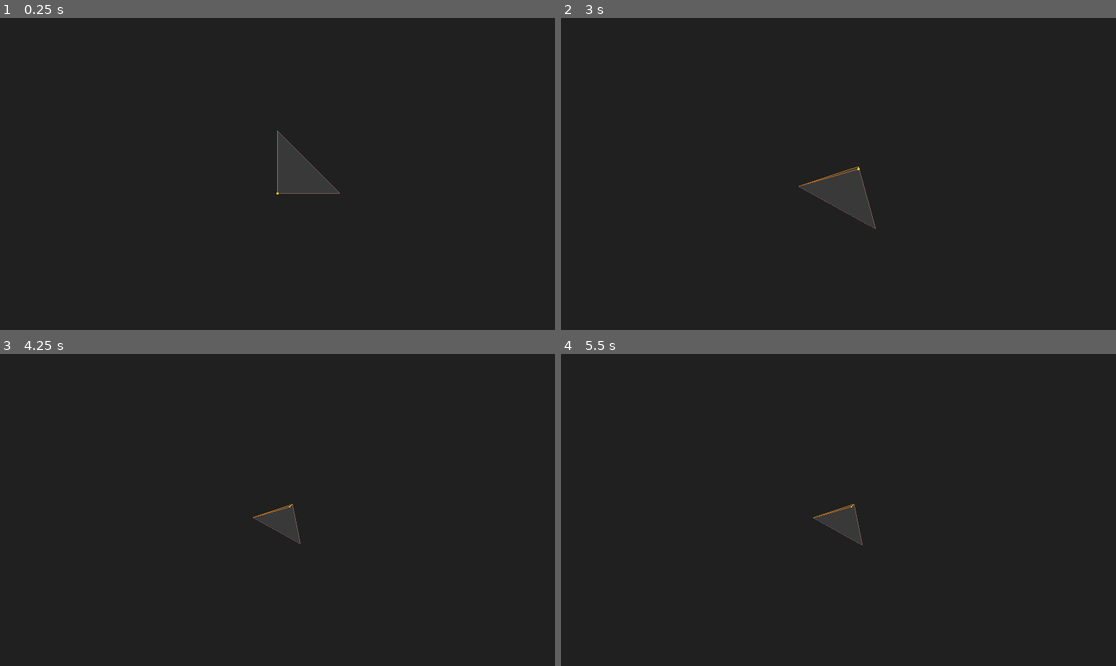
Above: before the commit, frames 1-4 (two rows, left to right).
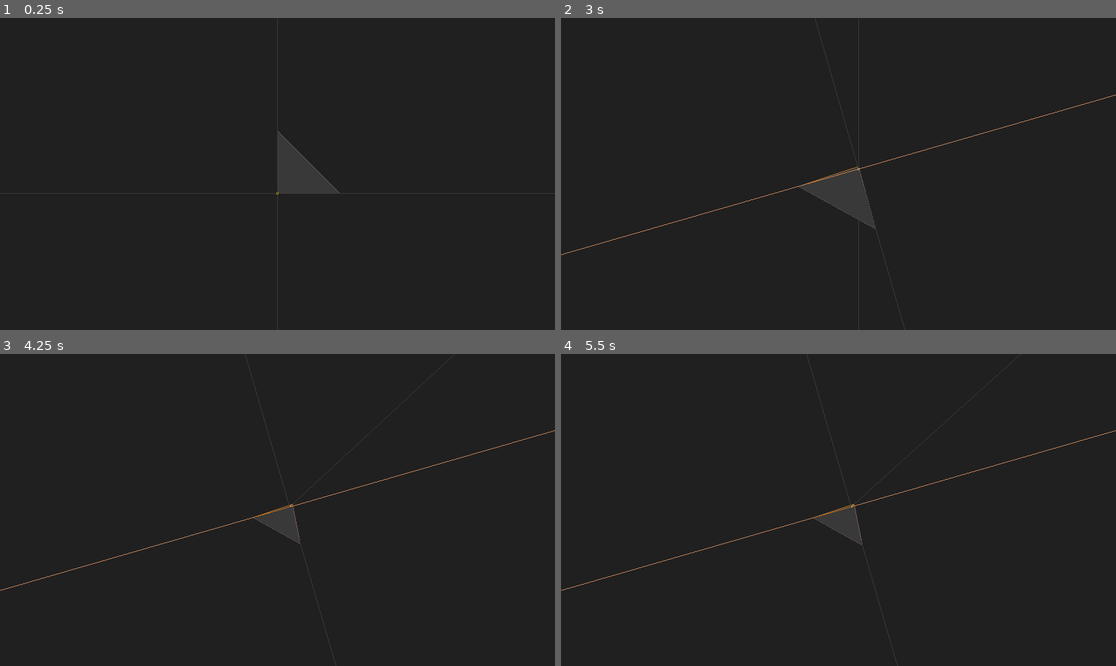
Above: after the commit, the same moments.

Repository: Y-o-p/gizmo
Game: Godot game, scene res://scenes/main.tscn
Two runs of this game, one before a commit and one after it. Both use one fixed random seed, a clock stepped at 60 frames per second and the inputs below.
Inputs (mouse positions are in pixels of both pictures, inside the frame that each line leads up to):
- Up to frame 1 (0.25 s): no input
- Up to frame 2 (3 s): tap Enter at 0.5, 2 s; move the mouse to (960, 158) at 0.52 s; click (960, 158) at 0.6 s; tap Space (swap_projection) at 1.25, 2.75 s; move the mouse to (727, 189) at 1.27 s; tap M (macro) at 1.35 s; click (727, 189) at 1.55 s; move the mouse to (894, 105) at 2.02 s; hold Middle mouse button (rotate_mode) 2.03-2.78 s; click (894, 105) at 2.3 s; move the mouse to (832, 180) at 2.77 s; click (832, 180) at 2.85 s
- Up to frame 3 (4.25 s): tap Enter at 3.5 s; move the mouse to (444, 556) at 3.52 s; hold Space (swap_projection) from 3.53 s (still down); click (444, 556) at 3.8 s
- Up to frame 4 (5.5 s): move the mouse to (672, 463) at 4.27 s; release Space (swap_projection) at 4.28 s; tap Z (undo_command) at 4.35 s; click (672, 463) at 4.55 s; move the mouse to (866, 510) at 5.02 s; tap Mouse wheel up (zoom_in) at 5.1 s; click (866, 510) at 5.3 s

The runs differ from the first frame. In frame 1, 0.3% of the frame differs, in the area x 0-100%, y 0-100%; in frame 2, 0.4%; in frame 3, 0.4%; in frame 4, 0.4%.

Commit message:
[#10] Added axes.

Diff:
--- a/gizmo/globals/draw_3d.gd
+++ b/gizmo/globals/draw_3d.gd
@@ -1,7 +1,7 @@
 # Source: https://github.com/Ryan-Mirch/Line-and-Sphere-Drawing/blob/main/Draw3D.gd
 extends Node
 
-func line(pos1: Vector3, pos2: Vector3, color = Color.WHITE_SMOKE, depth_test = true, persist_ms = 0):
+func line(pos1: Vector3, pos2: Vector3, color = Color.WHITE_SMOKE, depth_test = true):
 	var mesh_instance := MeshInstance3D.new()
 	var immediate_mesh := ImmediateMesh.new()
 	var material := ORMMaterial3D.new()
@@ -18,9 +18,9 @@
 	material.albedo_color = color
 	material.no_depth_test = not depth_test
 
-	return await final_cleanup(mesh_instance, persist_ms)
+	return mesh_instance
 
-func point(pos: Vector3, radius = 0.05, color = Color.WHITE_SMOKE, depth_test = true, persist_ms = 0):
+func point(pos: Vector3, radius = 0.05, color = Color.WHITE_SMOKE, depth_test = true):
 	var mesh_instance := MeshInstance3D.new()
 	var sphere_mesh := SphereMesh.new()
 	var material := ORMMaterial3D.new()
@@ -37,18 +37,4 @@
 	material.albedo_color = color
 	material.no_depth_test = not depth_test
 
-	return await final_cleanup(mesh_instance, persist_ms)
-
-## 1 -> Lasts ONLY for current physics frame
-## >1 -> Lasts X time duration.
-## <1 -> Stays indefinitely
-func final_cleanup(mesh_instance: MeshInstance3D, persist_ms: float):
-	get_tree().get_root().add_child(mesh_instance)
-	if persist_ms == 1:
-		await get_tree().physics_frame
-		mesh_instance.queue_free()
-	elif persist_ms > 0:
-		await get_tree().create_timer(persist_ms).timeout
-		mesh_instance.queue_free()
-	else:
-		return mesh_instance
+	return mesh_instance
--- a/gizmo/scenes/model.tscn
+++ b/gizmo/scenes/model.tscn
@@ -1,10 +1,11 @@
-[gd_scene load_steps=9 format=3 uid="uid://cc6ht2rvnq6x2"]
+[gd_scene load_steps=10 format=3 uid="uid://cc6ht2rvnq6x2"]
 
 [ext_resource type="Script" uid="uid://b6wtute28vynl" path="res://scripts/selection.gd" id="1_30clo"]
 [ext_resource type="Script" uid="uid://bbmlrtiumh7yc" path="res://scripts/model.gd" id="1_rka1o"]
 [ext_resource type="Script" uid="uid://bgqy5n4t8ih30" path="res://scripts/command.gd" id="1_yyhii"]
 [ext_resource type="Script" uid="uid://dg6ak33eu1avv" path="res://scripts/model_overlay.gd" id="2_30clo"]
 [ext_resource type="Script" uid="uid://21b5m0wyjjr1" path="res://scripts/camera_3d.gd" id="2_d5leo"]
+[ext_resource type="Script" uid="uid://bjakpnm48wdg7" path="res://scripts/axes.gd" id="6_jpifx"]
 
 [sub_resource type="Environment" id="Environment_rka1o"]
 background_mode = 1
@@ -36,6 +37,10 @@
 [node name="WorldEnvironment" type="WorldEnvironment" parent="."]
 environment = SubResource("Environment_rka1o")
 
+[node name="Axes" type="Node2D" parent="."]
+z_index = 160
+script = ExtResource("6_jpifx")
+
 [node name="Model" type="MeshInstance3D" parent="."]
 material_override = SubResource("StandardMaterial3D_yyhii")
 mesh = SubResource("ArrayMesh_rka1o")
--- /dev/null
+++ b/gizmo/scripts/axes.gd
@@ -0,0 +1,44 @@
+extends Node2D
+
+
+var _set_3d_axis_visibility := func(visible: bool): pass
+
+func _ready():
+	_create_3d_axes()
+
+func _create_3d_axes():
+	var x_start = 10000 * Vector3.RIGHT
+	var x_end = 10000 * Vector3.LEFT
+	var x_line = Draw3D.line(x_start, x_end, Color("393939"), false)
+	add_child(x_line)
+	var y_start = 10000 * Vector3.UP
+	var y_end = 10000 * Vector3.DOWN
+	var y_line = Draw3D.line(y_start, y_end, Color("393939"), false)
+	add_child(y_line)
+	var z_start = 10000 * Vector3.BACK
+	var z_end = 10000 * Vector3.FORWARD
+	var z_line = Draw3D.line(z_start, z_end, Color("bb7f57"), false)
+	add_child(z_line)
+	_set_3d_axis_visibility = func(visible: bool):
+		x_line.visible = visible
+		y_line.visible = visible
+		z_line.visible = visible
+
+func _process(delta):
+	queue_redraw()
+
+func _draw():
+	var camera: Camera3D = get_viewport().get_camera_3d()
+	if camera.projection == Camera3D.ProjectionType.PROJECTION_ORTHOGONAL:
+		_set_3d_axis_visibility.call(false)
+		var x_start = get_viewport().get_camera_3d().unproject_position(10000 * Vector3.RIGHT)
+		var x_end = get_viewport().get_camera_3d().unproject_position(10000 * Vector3.LEFT)
+		draw_line(x_start, x_end, Color("393939"))
+		var y_start = get_viewport().get_camera_3d().unproject_position(10000 * Vector3.UP)
+		var y_end = get_viewport().get_camera_3d().unproject_position(10000 * Vector3.DOWN)
+		draw_line(y_start, y_end, Color("393939"))
+		var z_start = get_viewport().get_camera_3d().unproject_position(10000 * Vector3.BACK)
+		var z_end = get_viewport().get_camera_3d().unproject_position(10000 * Vector3.FORWARD)
+		draw_line(z_start, z_end, Color("bb7f57"))
+	else:
+		_set_3d_axis_visibility.call(true)
--- a/gizmo/scripts/model.gd
+++ b/gizmo/scripts/model.gd
@@ -69,7 +69,8 @@
 	for edge_idx in range(tool.get_edge_count()):
 		var a = tool.get_vertex(tool.get_edge_vertex(edge_idx, 0))
 		var b = tool.get_vertex(tool.get_edge_vertex(edge_idx, 1))
-		lines_to_clear.append(await Draw3D.line(a, b, Color("#725956")))
+		lines_to_clear.append(Draw3D.line(a, b, Color("#725956")))
+		add_child(lines_to_clear.back())
 
 	_clear_wireframe = func():
 		for line in lines_to_clear:
--- a/gizmo/scripts/model_overlay.gd
+++ b/gizmo/scripts/model_overlay.gd
@@ -19,7 +19,7 @@
 		if a in edge_vertices and b in edge_vertices:
 			continue
 
-		_meshes.append(await Draw3D.line(
+		_meshes.append(Draw3D.line(
 			selection.model.tool.get_vertex(a),
 			selection.model.tool.get_vertex(b),
 			Color("ac6b26"),
@@ -27,7 +27,7 @@
 		))
 
 	# Draw the edge line
-	_meshes.append(await Draw3D.line(
+	_meshes.append(Draw3D.line(
 		selection.model.tool.get_vertex(edge_vertices[0]),
 		selection.model.tool.get_vertex(edge_vertices[1]),
 		Color("f6cd26"),
@@ -36,7 +36,10 @@
 
 	# Draw the point
 	var vertex = selection.get_selected_vertex()
-	_meshes.append(await Draw3D.point(selection.model.tool.get_vertex(vertex), 0.02, Color("f6cd26"), false))
+	_meshes.append(Draw3D.point(selection.model.tool.get_vertex(vertex), 0.02, Color("f6cd26"), false))
+
+	for mesh in _meshes:
+		add_child(mesh)
 
 func find_sequence(array: Array, sequence: Array) -> int:
 	for i in range(len(array)):
Not shown, added: gizmo/scripts/axes.gd.uid
